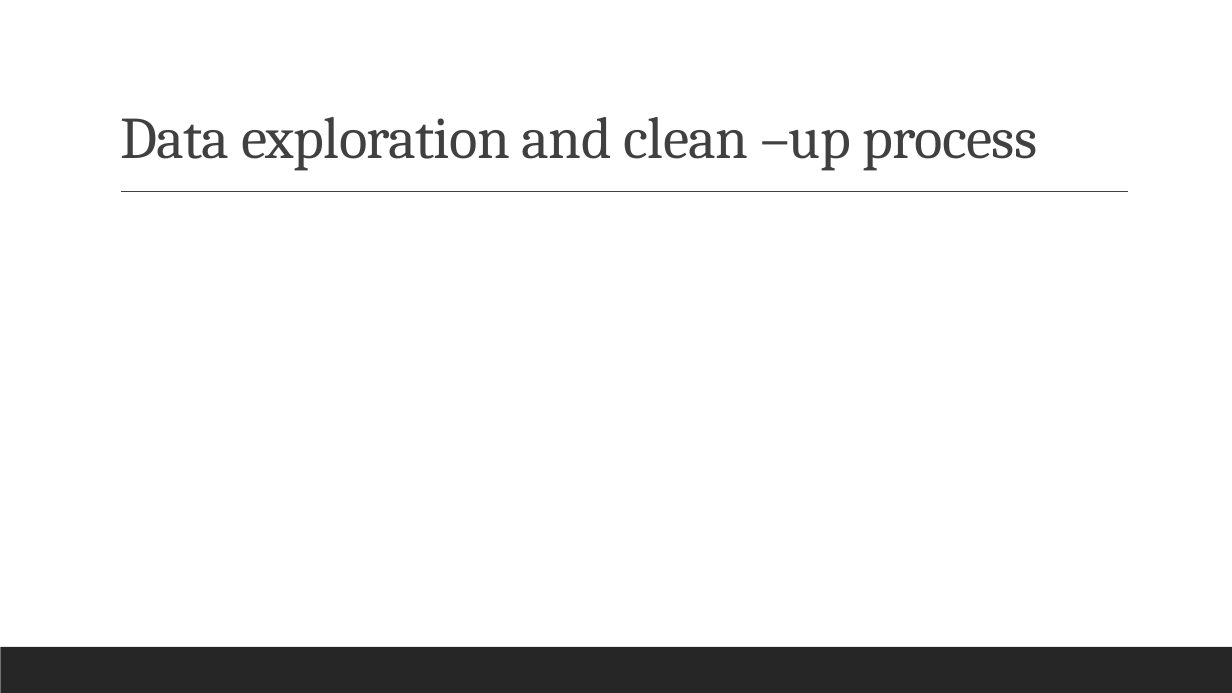
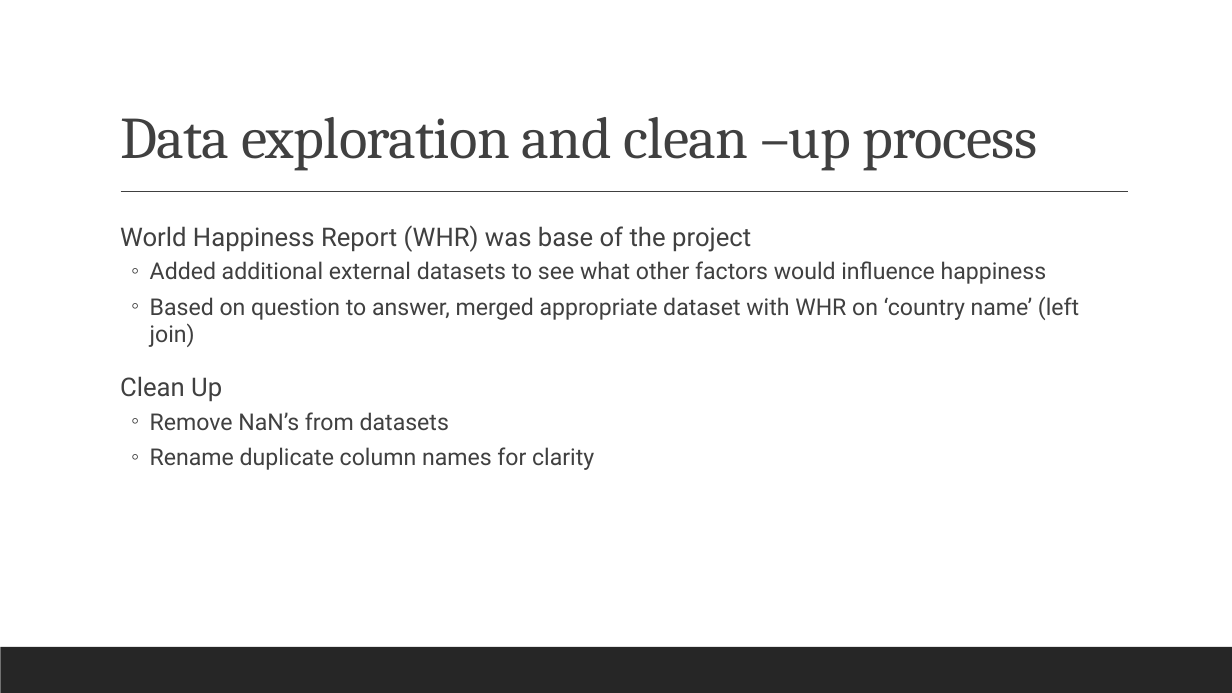
Before and after one commit to reginesgit/Factors-Contributing-to-a-Countrys-Happiness, a slide deck: slide 7 of Anaconda_Results_Presentation.pptx. Drawn at 1232x693 pixels with LibreOffice and Linux fonts; fonts in the diff are those of the drawing. Boxes give left, top, right and bottom in pixels: in the first picture for what was removed or moved away, otherwise in the second. Text is boxed around its words. In the diff, an @@ line names an element or a change of style, - is before the commit and + after.

```diff
--- a/Anaconda_Results_Presentation.pptx
+++ b/Anaconda_Results_Presentation.pptx
@@ text added at <box>120,225,1079,470</box>, 18 pt, text #404040 @@
+  World Happiness Report (WHR) was base of the project
+  ◦ Added additional external datasets to see what other factors would influence happiness
+  ◦ Based on question to answer, merged appropriate dataset with WHR on ‘country name’ (left join)
+  Clean Up
+  ◦ Remove NaN’s from datasets
+  ◦ Rename duplicate column names for clarity
```
Also in this commit, not shown: 2 other slides changed, 1 other file.
